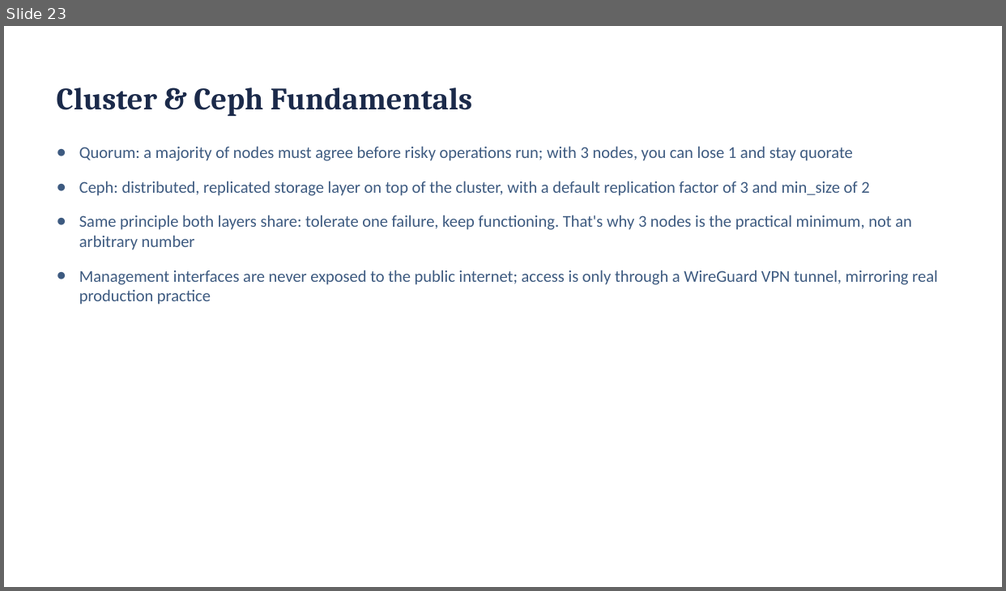
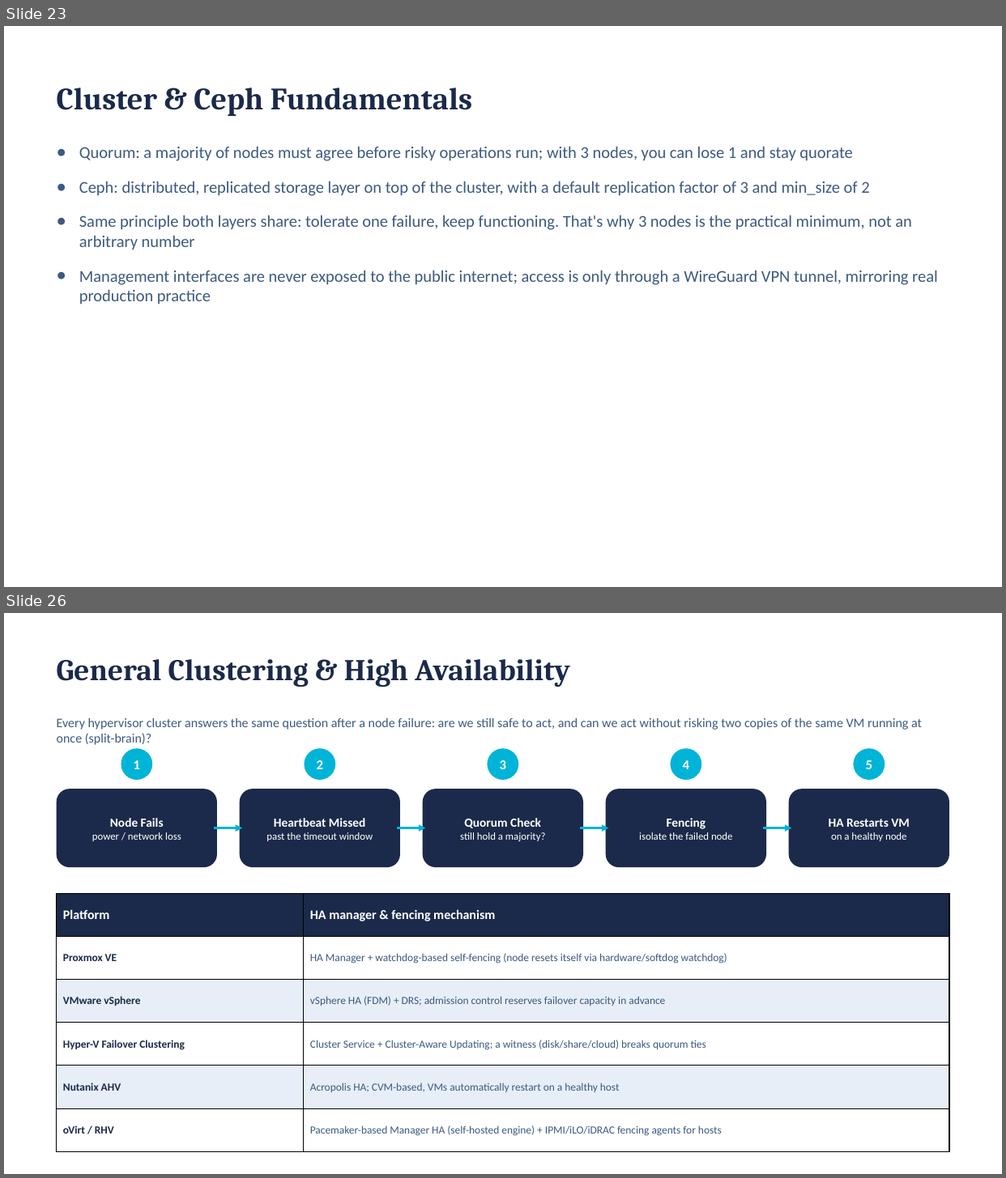
Before and after one commit to BYU-CYBER-444/byu-cyber-444.github.io, a slide deck: lectures/CYBER444_Week01_Introduction_and_Environment_Setup.pptx. Shown one above the other, each under a label of ours: slide 23 before the commit, slides 23 and 26 after it; the slides between them are not shown. The pictures are 1006x591 and 1006x1178 pixels, drawn with LibreOffice and Linux fonts; fonts in the diff are those of the drawing. Boxes give left, top, right and bottom in pixels: in the first picture for what was removed or moved away, otherwise in the second. Text is boxed around its words. In the diff, an @@ line names an element or a change of style, - is before the commit and + after.

```diff
--- a/lectures/CYBER444_Week01_Introduction_and_Environment_Setup.pptx
+++ b/lectures/CYBER444_Week01_Introduction_and_Environment_Setup.pptx
@@ slide 26 added at bbox=[4, 613, 1002, 1174], background #FFFFFF @@
@@ text added at bbox=[57, 659, 570, 687], 29 pt, text #1B2A4A, bold @@
+General Clustering & High Availability
@@ text added at bbox=[57, 718, 922, 745], 12.5 pt, text #3D5A80 @@
+Every hypervisor cluster answers the same question after a node failure: are we still safe to act, and can we act without risking two copies of the same VM running at once (split-brain)?
@@ ellipse added at bbox=[121, 748, 152, 780], fill #00B4D8, 13 pt, text #FFFFFF, bold @@
+1
@@ ellipse added at bbox=[305, 748, 335, 780], fill #00B4D8, 13 pt, text #FFFFFF, bold @@
+2
@@ ellipse added at bbox=[487, 748, 518, 780], fill #00B4D8, 13 pt, text #FFFFFF, bold @@
+3
@@ ellipse added at bbox=[671, 748, 701, 780], fill #00B4D8, 13 pt, text #FFFFFF, bold @@
+4
@@ ellipse added at bbox=[854, 748, 885, 780], fill #00B4D8, 13 pt, text #FFFFFF, bold @@
+5
@@ rounded rectangle added at bbox=[57, 789, 217, 867], fill #1B2A4A, 10 pt, text #FFFFFF @@
+Node Fails
+power / network loss
@@ rounded rectangle added at bbox=[240, 789, 401, 867], fill #1B2A4A, 10 pt, text #FFFFFF @@
+Heartbeat Missed
+past the timeout window
@@ rounded rectangle added at bbox=[423, 789, 583, 867], fill #1B2A4A, 10 pt, text #FFFFFF @@
+Quorum Check
+still hold a majority?
@@ rounded rectangle added at bbox=[606, 789, 767, 867], fill #1B2A4A, 10 pt, text #FFFFFF @@
+Fencing
+isolate the failed node
@@ rounded rectangle added at bbox=[789, 789, 949, 867], fill #1B2A4A, 10 pt, text #FFFFFF @@
+HA Restarts VM
+on a healthy node
@@ arrow added from (215, 828) to (243, 828), #00B4D8 2.25 pt @@
@@ arrow added from (397, 828) to (425, 828), #00B4D8 2.25 pt @@
@@ arrow added from (581, 828) to (609, 828), #00B4D8 2.25 pt @@
@@ arrow added from (763, 828) to (791, 828), #00B4D8 2.25 pt @@
@@ table added at bbox=[57, 894, 949, 1152], 6 rows, 2 columns @@
+Platform | HA manager & fencing mechanism
+Proxmox VE | HA Manager + watchdog-based self-fencing (node resets itself via hardware/softdog watchdog)
+VMware vSphere | vSphere HA (FDM) + DRS; admission control reserves failover capacity in advance
+Hyper-V Failover Clustering | Cluster Service + Cluster-Aware Updating; a witness (disk/share/cloud) breaks quorum ties
+Nutanix AHV | Acropolis HA; CVM-based, VMs automatically restart on a healthy host
+oVirt / RHV | Pacemaker-based Manager HA (self-hosted engine) + IPMI/iLO/iDRAC fencing agents for hosts
```
Also in this commit, not shown: 7 slides changed, 4 other slides added.
